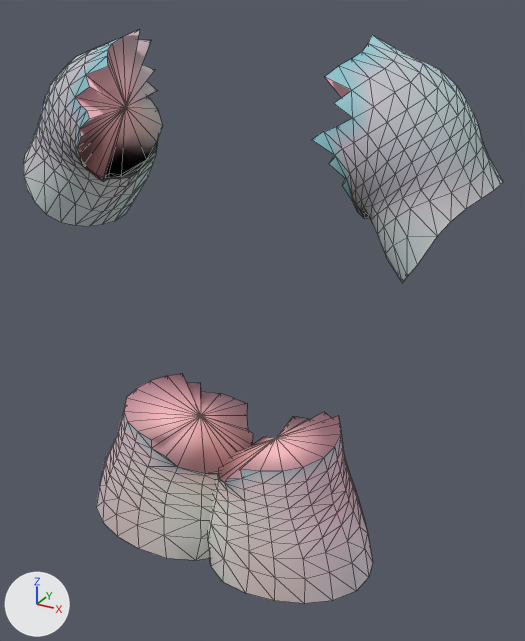
The glTF model assets/giant/parts/Garment_tunic_limbs.glb as it was, and as the next commit left it.
Camera for both pictures: a 50 mm camera at (1.067, -1.794, 3.31) aimed at (0.077, 0.005, 2.41). Arrows for +X, +Y and +Z are at lower left; the lights stay in place. The first picture is the older version. Mesh edges are drawn as thin lines. Vertices at exactly the same position are counted once.

Script lines for the objects in view, before the commit:
```python
me_garment_tunic_limbs = bpy.data.meshes.new('Garment_tunic_limbs')
me_garment_tunic_limbs.from_pydata(...)  # 739 vertices, 1386 faces; spans x -0.73..0.73, y -0.33..0.24, z 1.59..3.23
me_garment_tunic_limbs.materials.append(mat_defaultmaterial)
ob_garment_tunic_limbs = bpy.data.objects.new('Garment_tunic_limbs', me_garment_tunic_limbs)
ob_garment_tunic_limbs.location = (0.0, 0.0, 0.0)
```
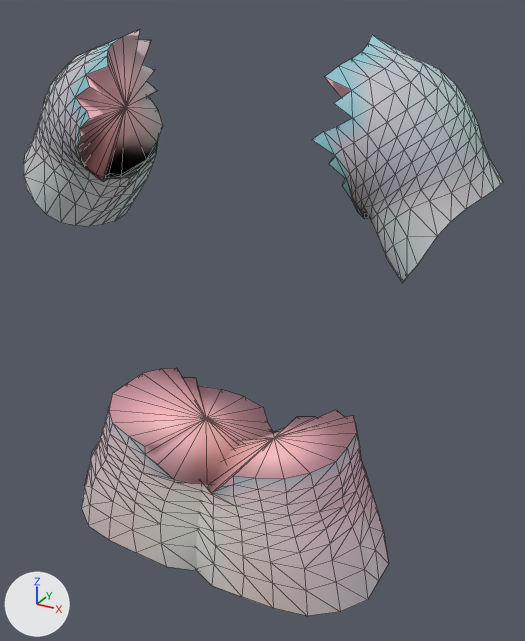
Boxes [x1, y1, x2, y2] around the edits, measured in the pictures (525 x 641 px; the box of a moved part takes in the faces that stretch with it):
```json
{"object": "Garment_tunic_limbs", "change": "reshaped", "before": [24, 30, 503, 603], "after": [24, 30, 503, 616]}
{"part": 1, "of": "me_garment_tunic_limbs", "change": "moved or reshaped", "before": [118, 433, 373, 562], "after": [103, 432, 388, 562]}
{"part": 2, "of": "me_garment_tunic_limbs", "change": "recoloured", "before": [96, 373, 373, 603], "after": [81, 368, 388, 616]}
```

Edits to the scene script, one JSON object a line:
```json
{"block": "me_garment_tunic_limbs", "where": "# used by ob_garment_tunic_limbs; location = (0.0, 0.0, 0.0)"}
{"op": "remove", "block": "me_garment_tunic_limbs", "code": "me_garment_tunic_limbs.from_pydata(...)  # 739 vertices, 1386 faces; spans x -0.73..0.73, y -0.33..0.24, z 1.59..3.23"}
{"op": "add", "block": "me_garment_tunic_limbs", "code": "me_garment_tunic_limbs.from_pydata(...)  # 739 vertices, 1386 faces; spans x -0.73..0.73, y -0.35..0.28, z 1.59..3.23"}
{"block": "me_garment_tunic_limbs", "change": "me_garment_tunic_limbs part 1: 361 of 739 vertices moved; they spanned x -0.51..0.51, y -0.33..0.21, z 1.59..2.1 and now span x -0.55..0.55, y -0.35..0.28, z 1.59..2.11; mean shift (0.0, 0.01, 0.0); largest move (0.02, 0.04, 1.84) -> (0.14, 0.09, 1.86)"}
{"block": "me_garment_tunic_limbs", "change": "me_garment_tunic_limbs part 2: 646 kept faces spanning x -0.55..0.55, y -0.35..0.28, z 1.59..2.11 get new vertex colours"}
```
